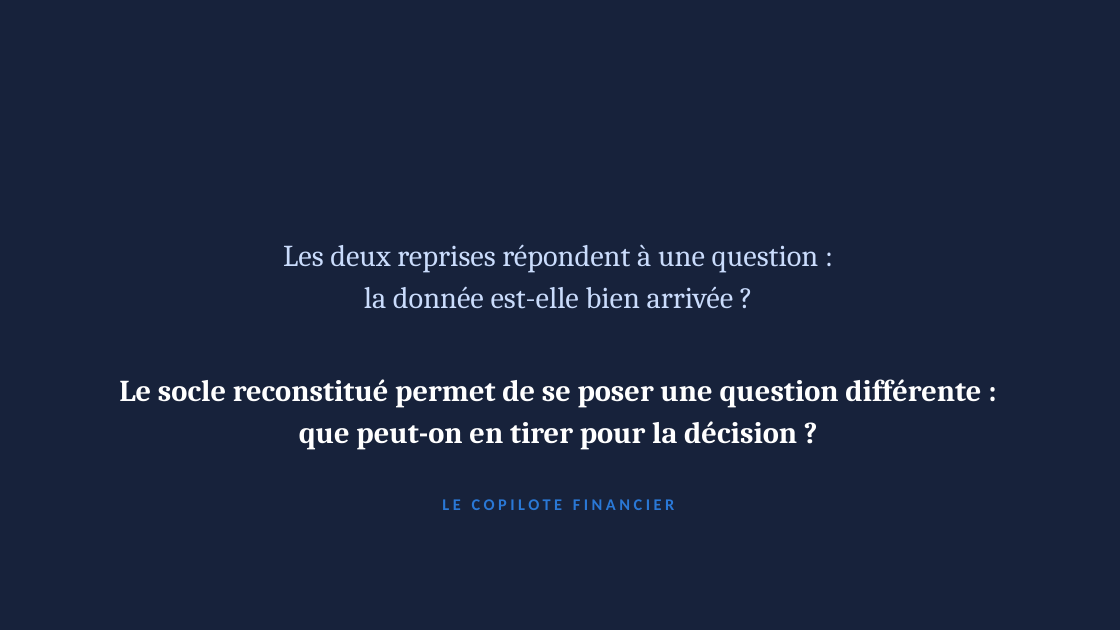
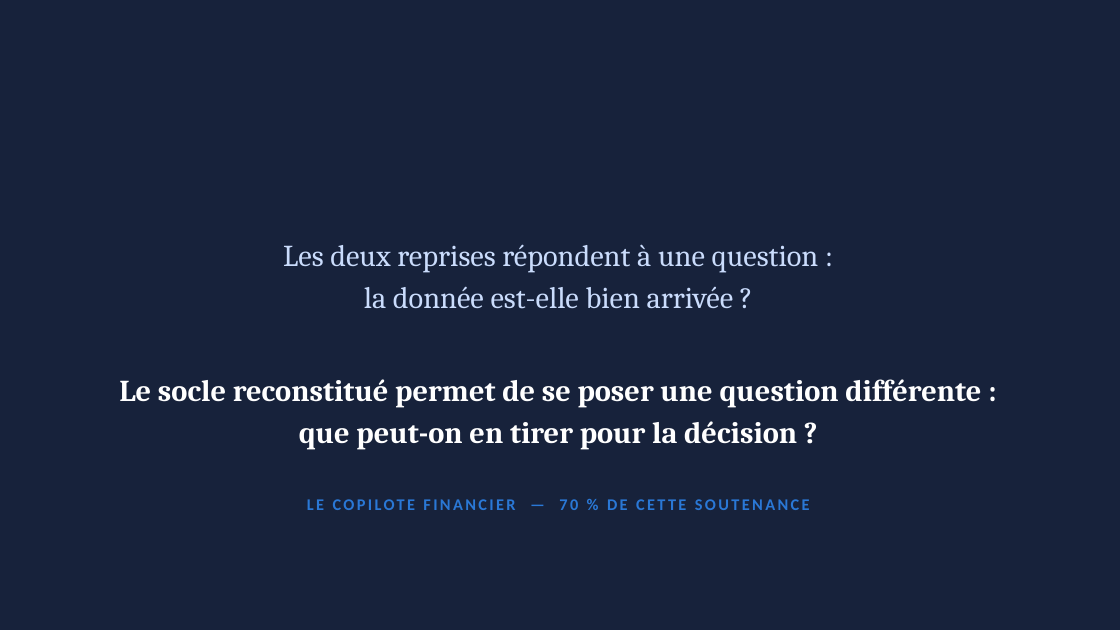
Before and after one commit to yzasmin/MemoireM2S2, a slide deck: slide 4 of soutenance_copilote_financier.pptx (slide 6 before the commit). Drawn at 1120x630 pixels with LibreOffice and Linux fonts; fonts in the diff are those of the drawing. Boxes give left, top, right and bottom in pixels: in the first picture for what was removed or moved away, otherwise in the second. Text is boxed around its words. In the diff, an @@ line names an element or a change of style, - is before the commit and + after.

```diff
--- a/soutenance_copilote_financier.pptx
+++ b/soutenance_copilote_financier.pptx
@@ text at box(307, 499, 810, 510): text changed @@
-LE COPILOTE FINANCIER
+LE COPILOTE FINANCIER — 70 % DE CETTE SOUTENANCE
```
Also in this commit, not shown: 7 other slides changed, 4 slides added, 4 slides removed, 3 other files.
